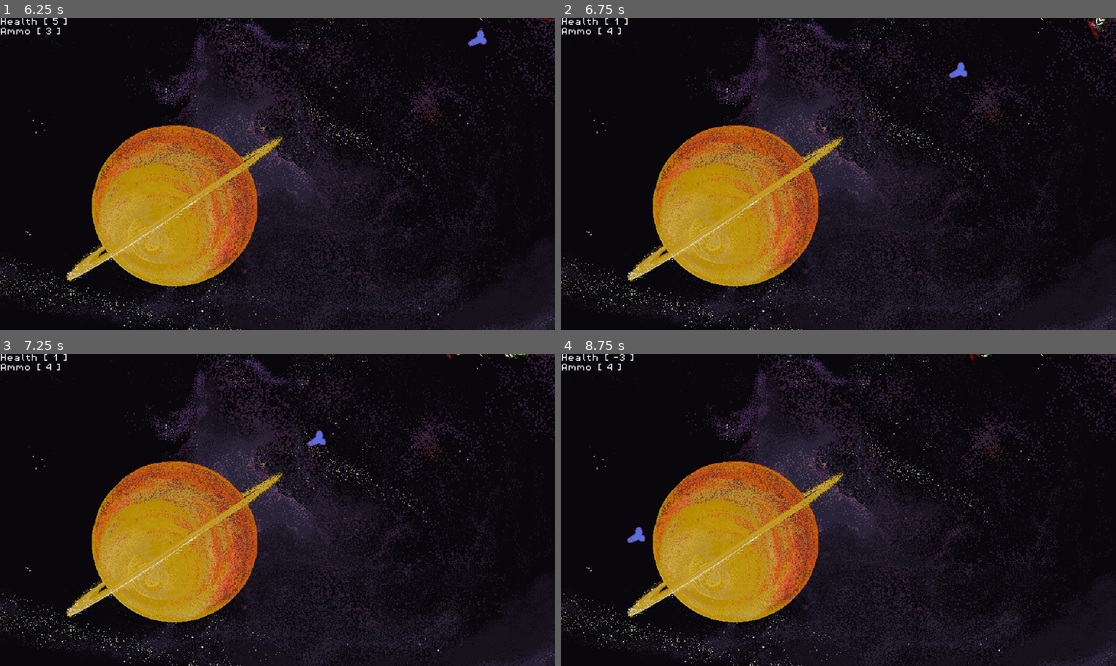
Above: before the commit, frames 1-4 (two rows, left to right).
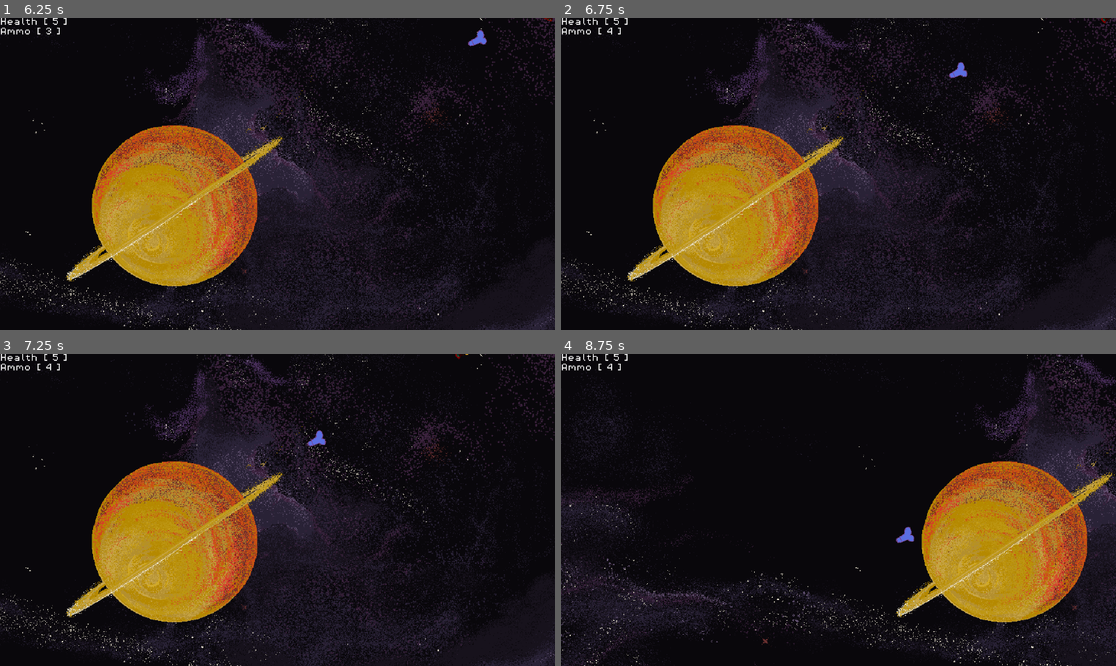
Above: after the commit, the same moments.

Repository: rylanharwood2/Adrift
Game: Godot game, scene res://scenes/game.tscn
Two runs of this game, one before a commit and one after it. Both use one fixed random seed, a clock stepped at 60 frames per second and the inputs below.
Inputs:
- Up to frame 1 (6.25 s): tap Enter at 0.5, 5 s; hold D (move_right) 0.53-1.28 s; hold Alt (boost) 0.53-1.28 s; tap Space (shoot) at 1.25, 1.35, 2.85, 4.35, 5.85 s; hold Left (move_left) 1.28-2.03 s; hold D (move_right) 2.03-2.78 s; hold Alt (boost) 2.03-2.78 s; hold W (move_up) 2.78-3.53 s; hold Alt (boost) 3.53-4.28 s; hold Left (move_left) 3.53-5.78 s; hold Alt (boost) 5.03-5.78 s; hold D (move_right) from 5.78 s (still down)
- Up to frame 2 (6.75 s): release D (move_right) at 6.53 s; hold W (move_up) from 6.53 s (still down); hold Alt (boost) from 6.53 s (still down)
- Up to frame 3 (7.25 s): keep holding W (move_up); keep holding Alt (boost)
- Up to frame 4 (8.75 s): release W (move_up) at 7.28 s; release Alt (boost) at 7.28 s; hold D (move_right) 7.28-8.03 s; tap Space (shoot) at 7.35 s; hold Left (move_left) from 8.03 s (still down); hold Alt (boost) from 8.03 s (still down)

Frame 1 is identical in both runs. In frame 2, 0.1% of the frame differs, in the area x 9-99%, y 0-7%; in frame 3, less than 0.1%; in frame 4, 47%, in the area x 0-100%, y 0-100%.

Commit message:
fixed mob spawner

Diff:
--- a/scenes/game.tscn
+++ b/scenes/game.tscn
@@ -36,14 +36,6 @@
 
 [node name="Player" parent="." instance=ExtResource("1_13bel")]
 unique_name_in_owner = true
-health = 5
-ammo = 5
-flame_on_counter = 0
-idle_couter = 0
-acceleration = 70.0
-max_speed = 200.0
-friction = 0.965
-rotation_speed = 1.3
 
 [node name="HUD" parent="." instance=ExtResource("7_sxbnq")]
 
--- a/scripts/game.gd
+++ b/scripts/game.gd
@@ -11,6 +11,7 @@
 
 func wave_spawner():
 	for i in range(0,10):
+		await get_tree().create_timer(2).timeout
 		var enemy = enemy_scene.instantiate()
 		rand.randomize()
 		var possible_locations = [$enemy_spawn_points/spawn1, $enemy_spawn_points/spawn2, $enemy_spawn_points/spawn3, $enemy_spawn_points/spawn4]
